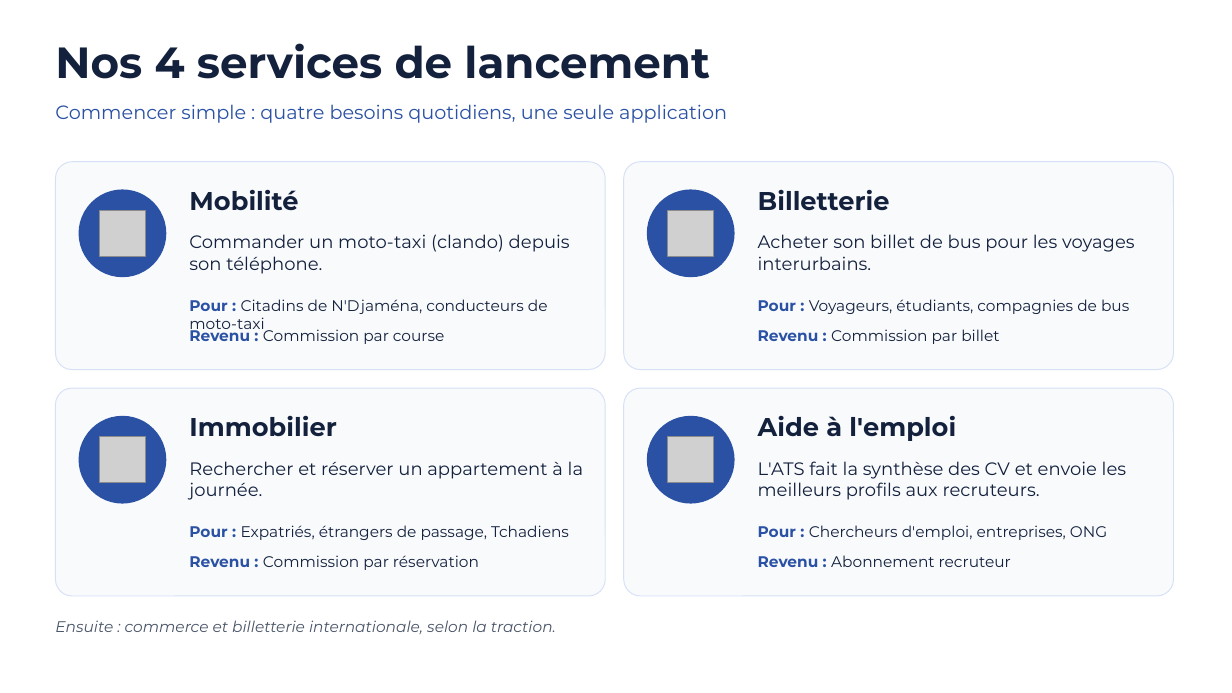
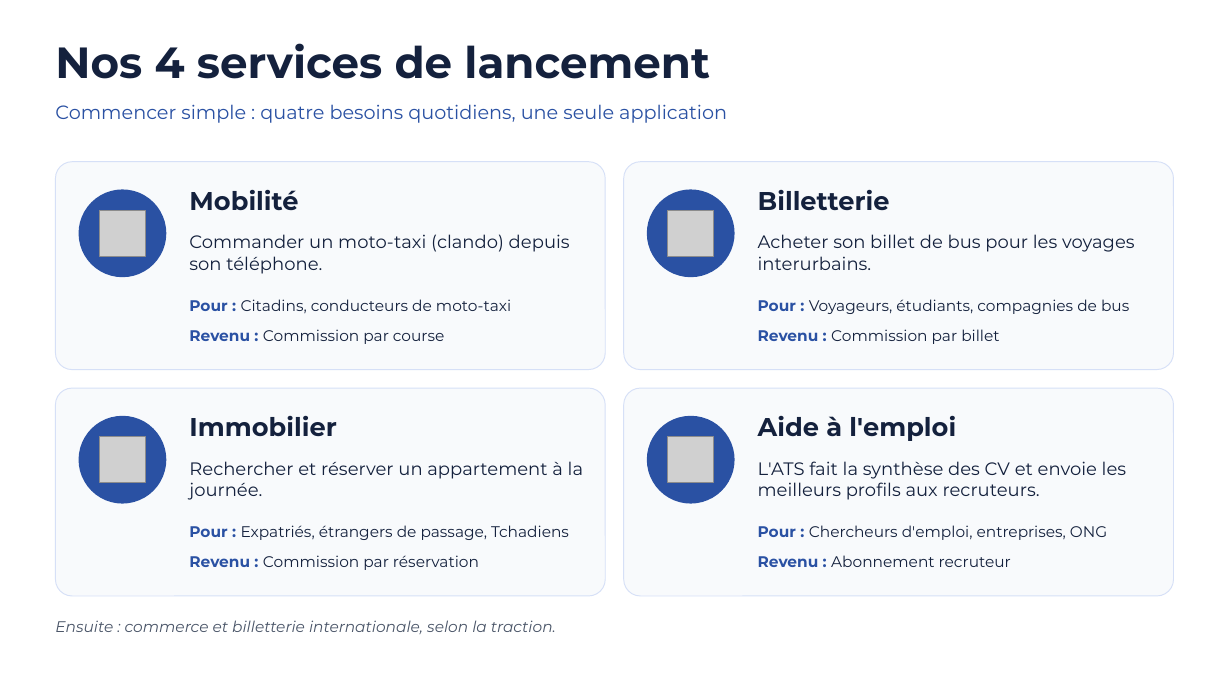
Before and after one commit to Mgdestin235/humanizer, a slide deck: slide 4 of maousang/livrables/MAOUSANG_PITCH_5MIN.pptx. Drawn at 1232x693 pixels with LibreOffice and Linux fonts; fonts in the diff are those of the drawing; grey boxes stand for pictures. Boxes give left, top, right and bottom in pixels: in the first picture for what was removed or moved away, otherwise in the second. Text is boxed around its words. In the diff, an @@ line names an element or a change of style, - is before the commit and + after.

```diff
--- a/maousang/livrables/MAOUSANG_PITCH_5MIN.pptx
+++ b/maousang/livrables/MAOUSANG_PITCH_5MIN.pptx
@@ text at <box>189,299,511,313</box>: text changed @@
-Pour : Citadins de N'Djaména, conducteurs de moto-taxi
+Pour : Citadins, conducteurs de moto-taxi
```
Also in this commit, not shown: 4 other slides changed, 5 other files.
